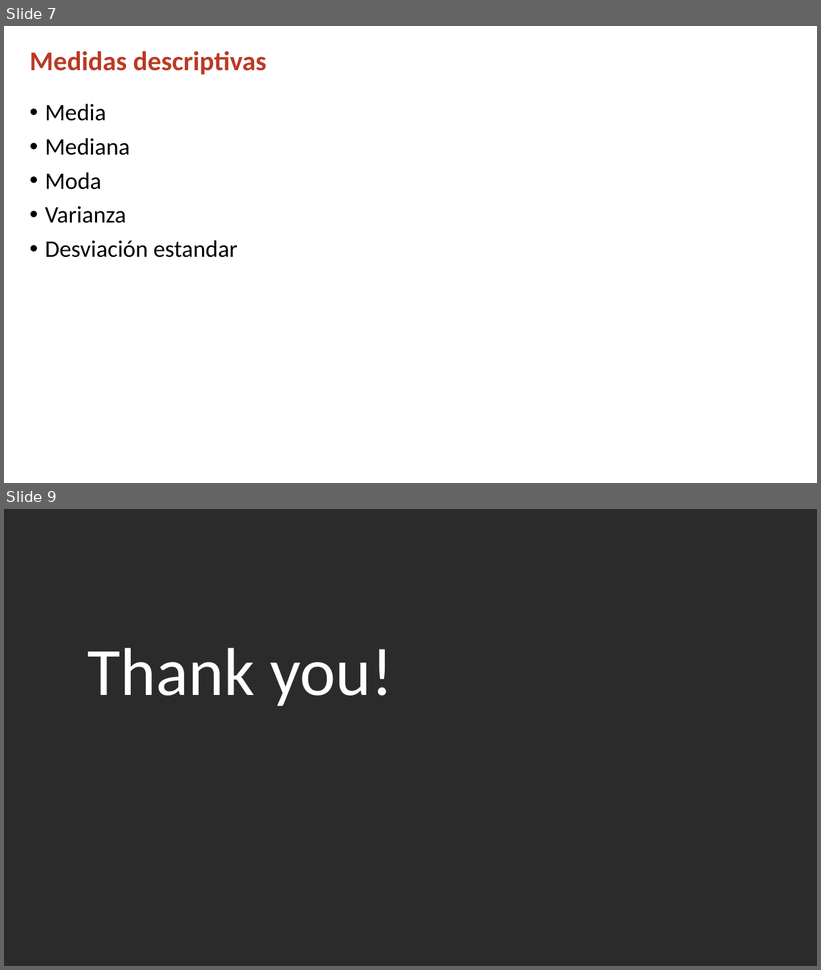
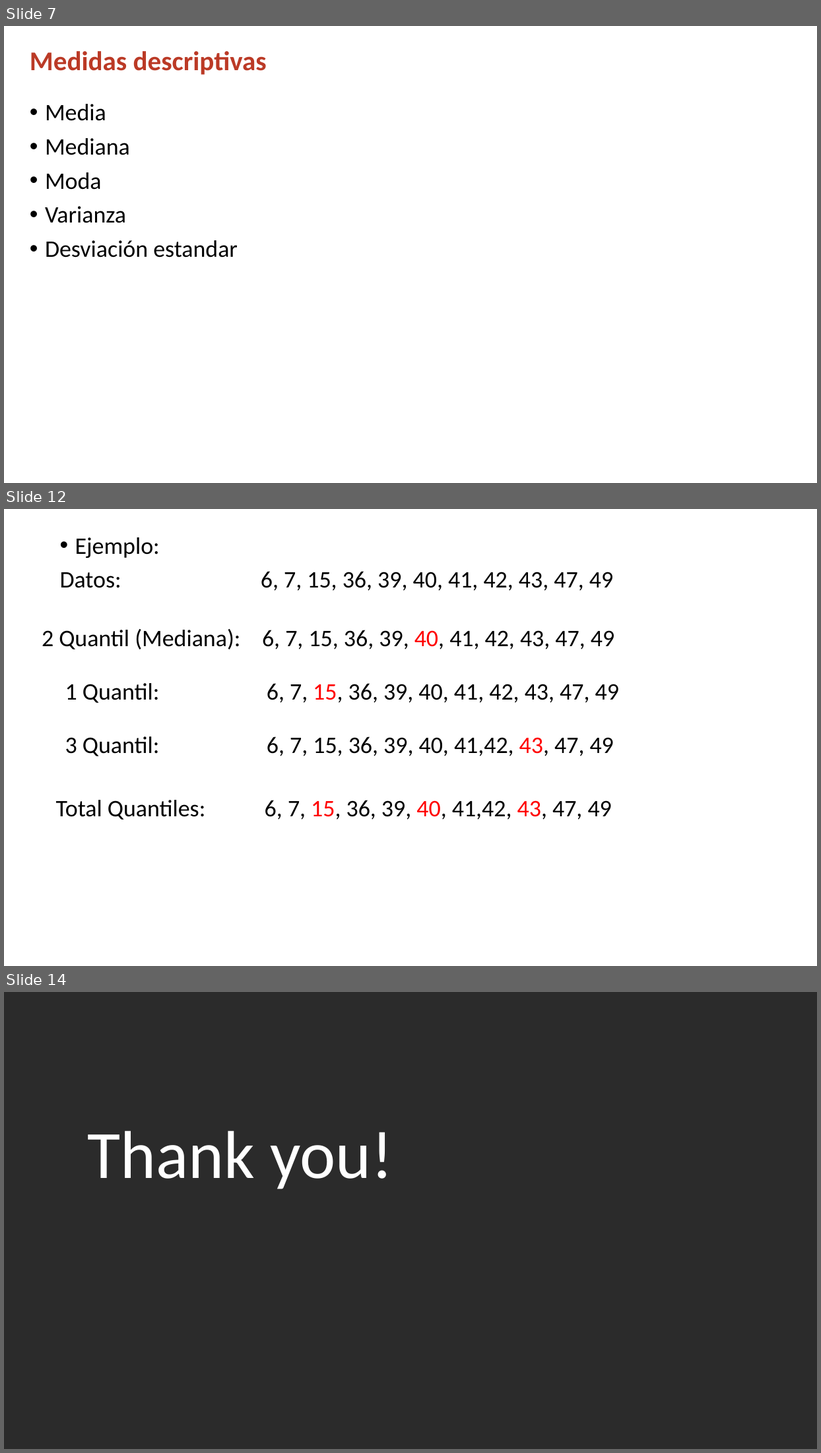
Before and after one commit to j-river1/taller_honduras, a slide deck: DIA_1/Medidas_descriptivas.pptx. Shown one above the other, each under a label of ours: slides 7 and 9 before the commit, slides 7, 12 and 14 after it; the slides between them are not shown. The pictures are 821x970 and 821x1453 pixels, drawn with LibreOffice and Linux fonts; fonts in the diff are those of the drawing; background and template pictures are left out; a plain dark background stands for a picture behind light text. Boxes give left, top, right and bottom in pixels: in the first picture for what was removed or moved away, otherwise in the second. Text is boxed around its words. In the diff, an @@ line names an element or a change of style, - is before the commit and + after.

```diff
--- a/DIA_1/Medidas_descriptivas.pptx
+++ b/DIA_1/Medidas_descriptivas.pptx
@@ slide 12 added at (4, 509, 817, 966), background #FFFFFF @@
@@ text added at (60, 537, 613, 591), 28 pt, text #000000 @@
+• Ejemplo:
+Datos: 6, 7, 15, 36, 39, 40, 41, 42, 43, 47, 49
@@ text added at (42, 629, 614, 650), 28 pt, text #000000 @@
+2 Quantil (Mediana): 6, 7, 15, 36, 39, 40, 41, 42, 43, 47, 49
@@ text added at (65, 683, 619, 703), 28 pt, text #000000 @@
+1 Quantil: 6, 7, 15, 36, 39, 40, 41, 42, 43, 47, 49
@@ text added at (65, 737, 614, 757), 28 pt, text #000000 @@
+3 Quantil: 6, 7, 15, 36, 39, 40, 41,42, 43, 47, 49
@@ text added at (56, 800, 612, 820), 28 pt, text #000000 @@
+Total Quantiles: 6, 7, 15, 36, 39, 40, 41,42, 43, 47, 49
@@ what was slide 9 is now slide 14 @@
```
Also in this commit, not shown: 5 other slides added, 1 slide removed.
